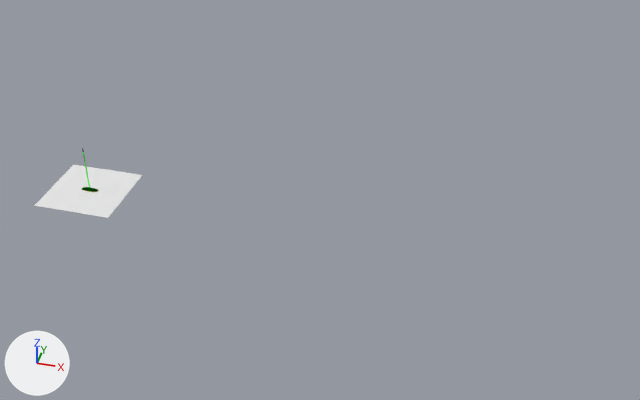
An edit to the Blender file Blender projects/baking.blend, drawn before and after from the same camera.
Before and after are seen from a 50 mm camera at (10.62, -16.66, 12.55) aimed at (6.08, 0.0, 0.78). The lights are fixed; the arrows at lower left show +X, +Y and +Z.
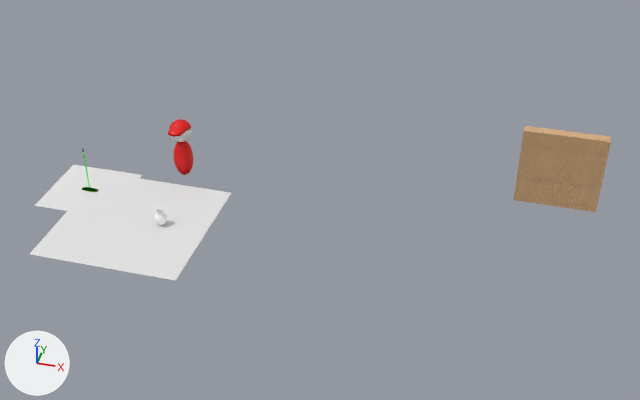
Location of each change, [x1, y1, x2, y2] in pixels of the pictures (640 x 400 px):
'Plane.001', added
    after: [30, 172, 231, 281]
'wall', added
    after: [514, 126, 611, 212]
'Sphere.001', added (red)
    after: [168, 119, 193, 175]
    faces in mat_clothes_003 (red #e70400): [168, 119, 193, 175]
    faces in mat_skin_003 (its picture is missing): [171, 128, 192, 142]
'Vase', added
    after: [155, 208, 167, 225]

The change, as a diff of the scene's bpy script:
```diff
--- a/Blender projects/baking.blend.py
+++ b/Blender projects/baking.blend.py
@@ mat_vase @@
+mat_vase = bpy.data.materials.new('vase')
+# uses the picture img_white_tumble_d_png
+# uses the picture img_white_tumble_n_png
@@ mat_material_003 @@
+mat_material_003 = bpy.data.materials.new('Material.003')
+# uses the picture img_strpweav_normal_tif
+# uses the picture img_strpweav_roughness_tif
+# uses the picture img_strpweav_tif
@@ me_plane_001 @@
+me_plane_001.from_pydata([(-1.0, -1.0, 0.0), (1.0, -1.0, 0.0), (-1.0, 1.0, 0.0), (1.0, 1.0, 0.0)], [], [(0, 1, 3, 2)])
@@ ob_vase @@
+ob_vase = bpy.data.objects.new('Vase', me_cylinder_002)  # 2114 vertices, 2112 faces; spans x -0.144..0.144, y -0.144..0.144, z 0.001..0.409
+ob_vase.location = (2.37, -0.9, 0.0)
@@ ob_wall @@
+ob_wall = bpy.data.objects.new('wall', me_cube_002)  # a box spanning x -0.12..0.12, y -1.0..1.0, z 0.0..2.0
+ob_wall.location = (11.46, 2.5, 0.0)
+ob_wall.rotation_euler = (0.0, 0.0, -1.571)  # degrees (0, 0, -90)
@@ ob_sphere_001 @@
+ob_sphere_001 = bpy.data.objects.new('Sphere.001', me_sphere_003)  # 1016 vertices, 1076 faces; spans x -0.28..0.49, y -0.29..0.28, z 0.06..1.65; in mat_clothes_003 (red #e70400), mat_skin_003 (its picture is missing)
+ob_sphere_001.location = (2.1, 1.25, 0.0)
+ob_sphere_001.rotation_euler = (0.0, 0.0, -1.571)  # degrees (0, 0, -90)
@@ ob_plane_001 @@
+ob_plane_001 = bpy.data.objects.new('Plane.001', me_plane_001)
+ob_plane_001.location = (1.72, -0.98, 0.0)
+ob_plane_001.scale = (1.81, 1.81, 1.81)
```
